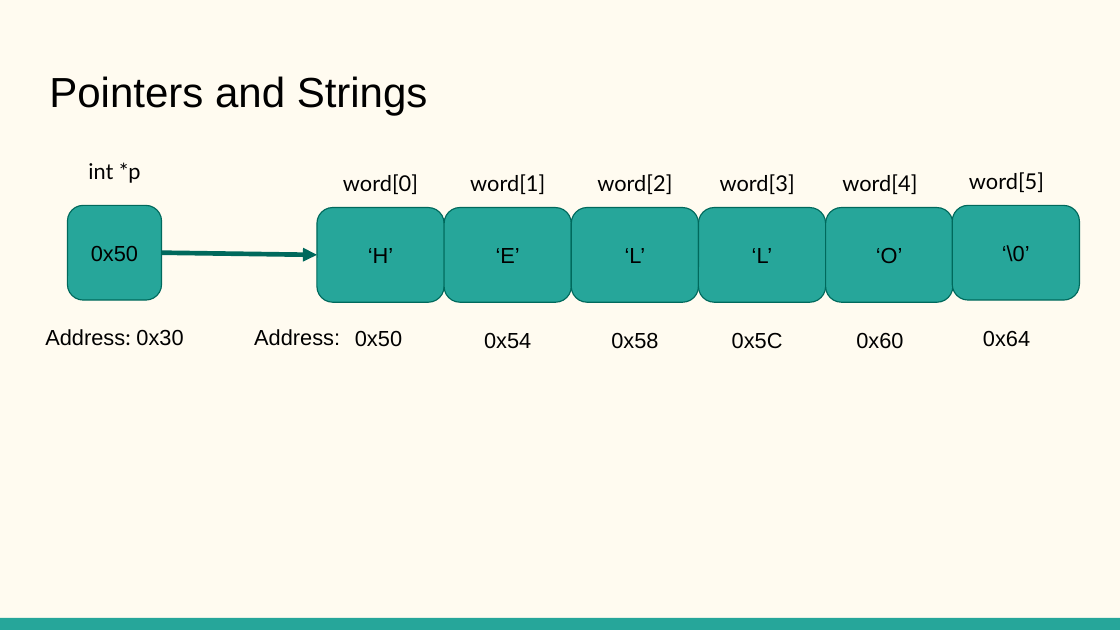
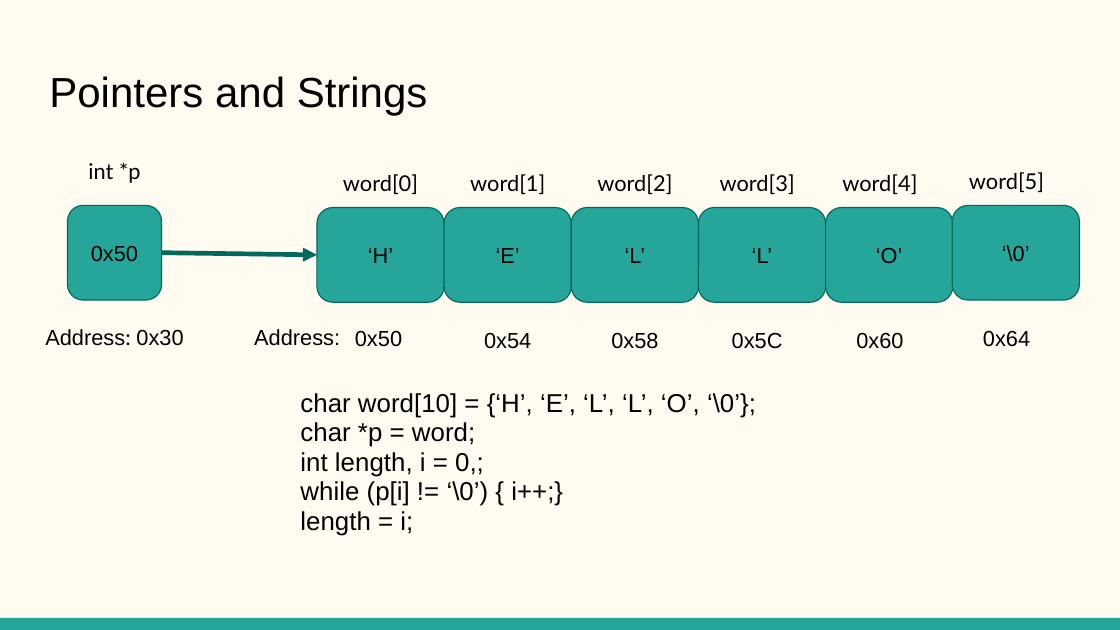
Before and after one commit to LeadWoods0902/C-sessions-22, a slide deck: slide 15 of C_presentation.pptx. Drawn at 1120x630 pixels with LibreOffice and Linux fonts; fonts in the diff are those of the drawing. Boxes give left, top, right and bottom in pixels: in the first picture for what was removed or moved away, otherwise in the second. Text is boxed around its words. In the diff, an @@ line names an element or a change of style, - is before the commit and + after.

Commit message:
updated pptx

```diff
--- a/C_presentation.pptx
+++ b/C_presentation.pptx
@@ text added at (300,393,756,536), 16.6 pt, text #000000 @@
+char word[10] = {‘H’, ‘E’, ‘L’, ‘L’, ‘O’, ‘\0’};
+char *p = word;
+int length, i = 0,;
+while (p[i] != ‘\0’) { i++;}
+length = i;
```
Also in this commit, not shown: 1 other slide changed, 1 slide added, 1 slide removed.
